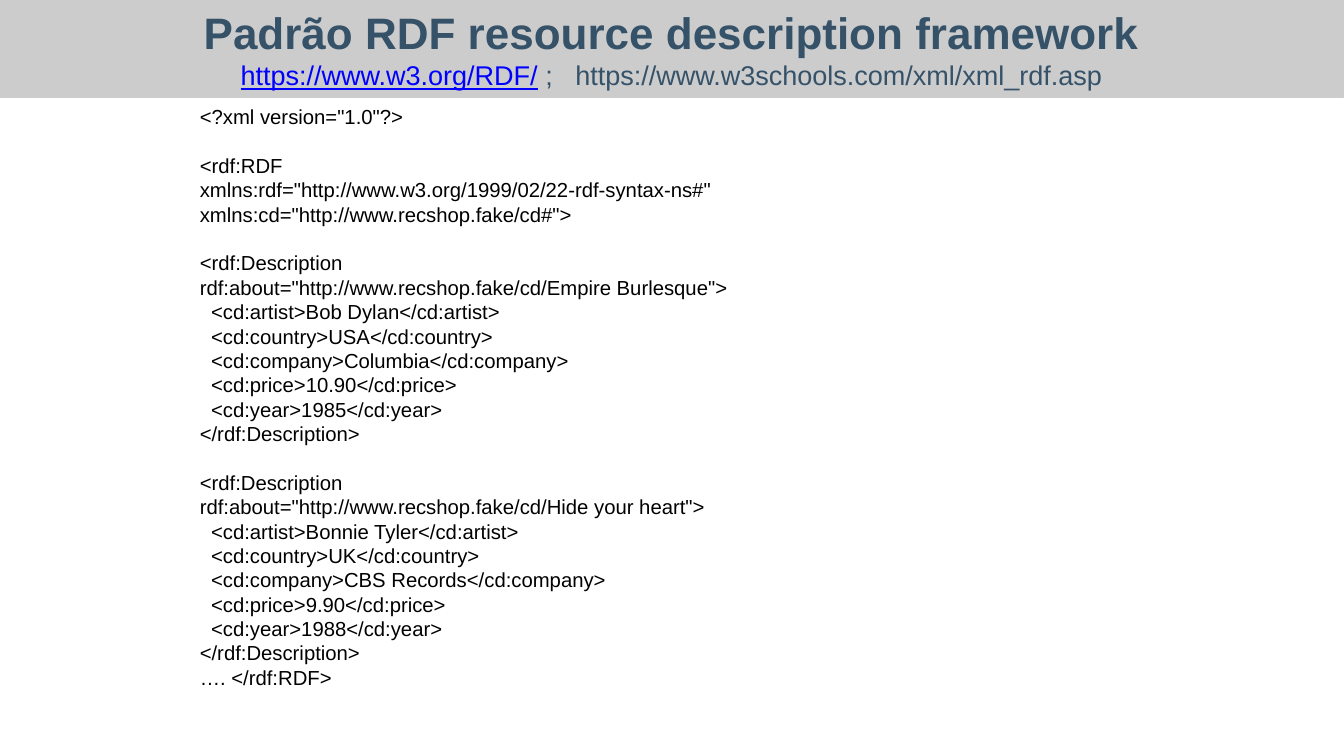
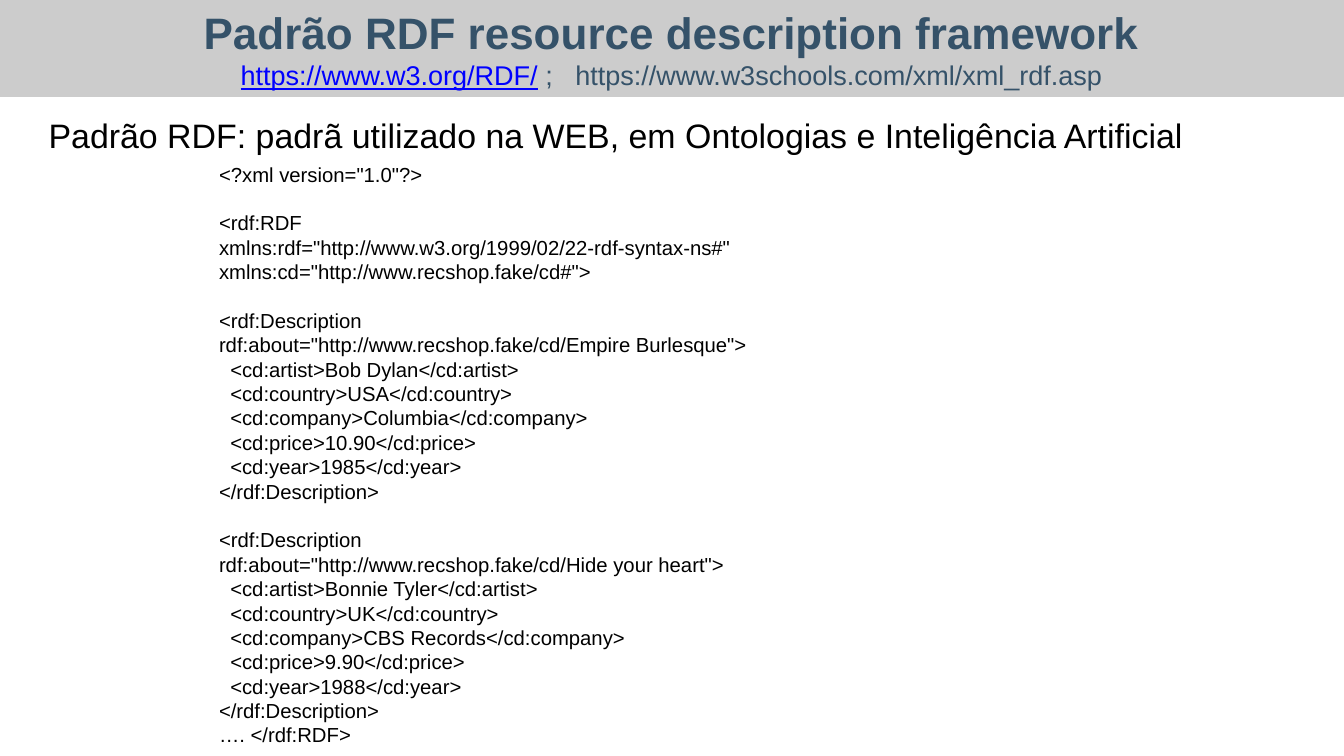
Before and after one commit to flalix/curso_python, a slide deck: slide 13 of docs/wee02-lec02-tipos de arquivos.pptx. Drawn at 1344x756 pixels with LibreOffice and Linux fonts; fonts in the diff are those of the drawing. Boxes give left, top, right and bottom in pixels: in the first picture for what was removed or moved away, otherwise in the second. Text is boxed around its words. In the diff, an @@ line names an element or a change of style, - is before the commit and + after.

```diff
--- a/docs/wee02-lec02-tipos de arquivos.pptx
+++ b/docs/wee02-lec02-tipos de arquivos.pptx
@@ text added at (49, 123, 1183, 155), 20 pt, text #000000 @@
+Padrão RDF: padrã utilizado na WEB, em Ontologias e Inteligência Artificial
@@ text "<?xml version="1.0"?>": place and size @@
-text "<?xml version="1.0"?>" at (200, 109, 727, 686)
+text "<?xml version="1.0"?>" at (219, 167, 746, 743)
```
Also in this commit, not shown: 10 other slides changed, 3 other files.
